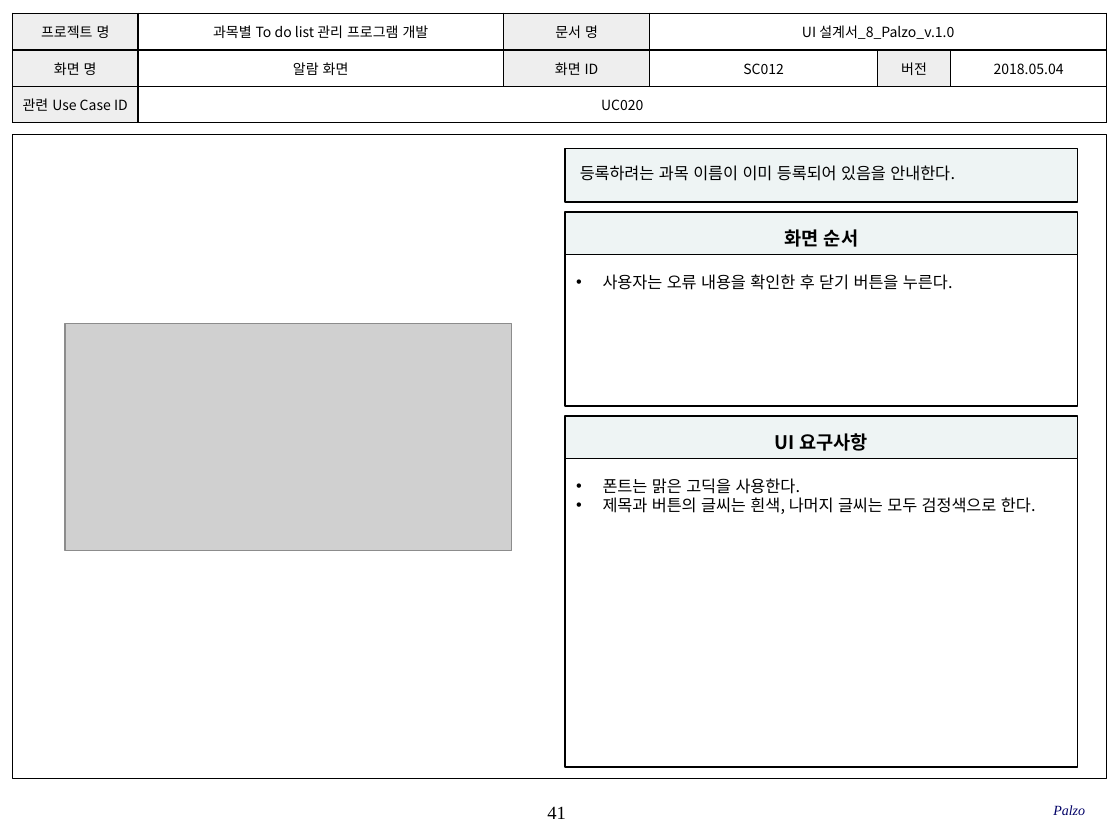
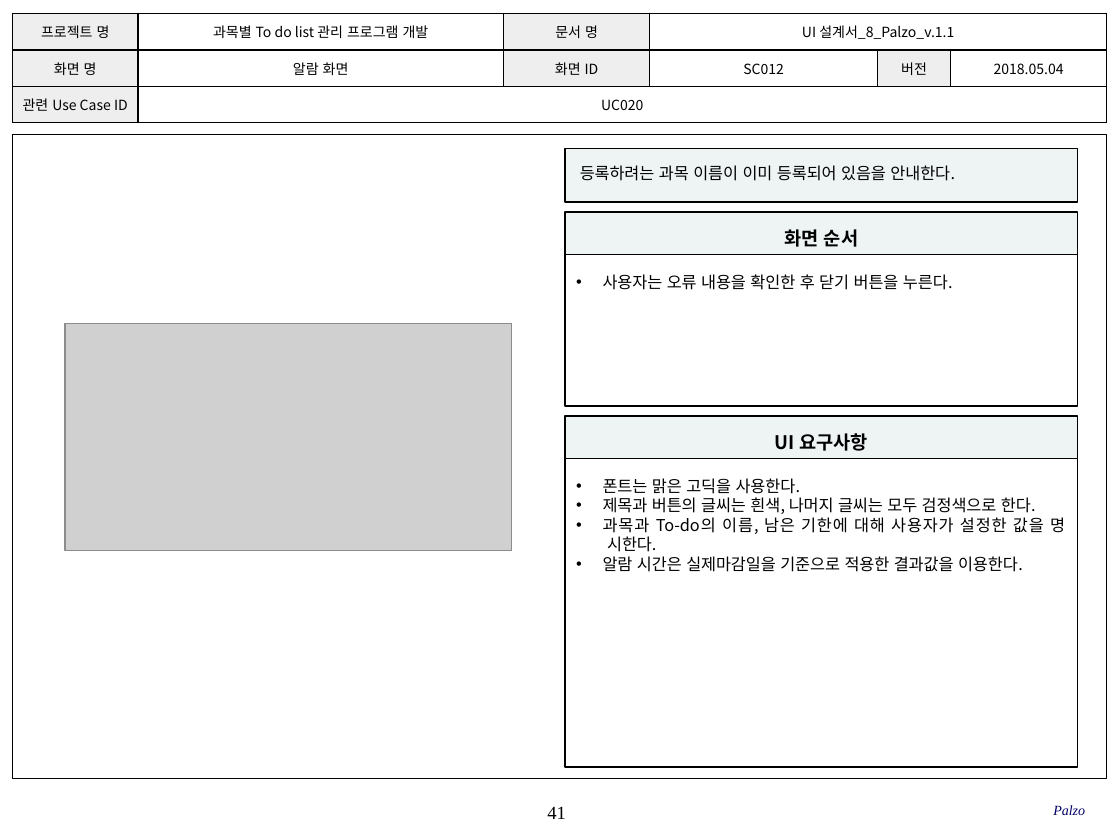
Before and after one commit to SMU-SE-Admin/18-1_8_PALZO_Doc, a slide deck: slide 41 of 03 설계/UI 설계서_8_Palzo.pptx. Drawn at 1120x840 pixels with LibreOffice and Linux fonts; fonts in the diff are those of the drawing; grey boxes stand for pictures; background and template pictures are left out. Boxes give left, top, right and bottom in pixels: in the first picture for what was removed or moved away, otherwise in the second. Text is boxed around its words. In the diff, an @@ line names an element or a change of style, - is before the commit and + after.

Commit message:
#1102 UI 설계서 작성
작성 항목 확인 및 점검, 보완사항 추가

```diff
--- a/03 설계/UI 설계서_8_Palzo.pptx
+++ b/03 설계/UI 설계서_8_Palzo.pptx
@@ table at (x1=12, y1=13, x2=1105, y2=123) @@
-row 1, column 4: UI 설계서_8_Palzo_v.1.0
+row 1, column 4: UI 설계서_8_Palzo_v.1.1
@@ text in rectangle at (x1=603, y1=517, x2=1065, y2=572): paragraphs added @@
+• 과목과 To-do의 이름, 남은 기한에 대해 사용자가 설정한 값을 명
+  시한다.
+• 알람 시간은 실제마감일을 기준으로 적용한 결과값을 이용한다.
```
Also in this commit, not shown: 39 other slides changed.
